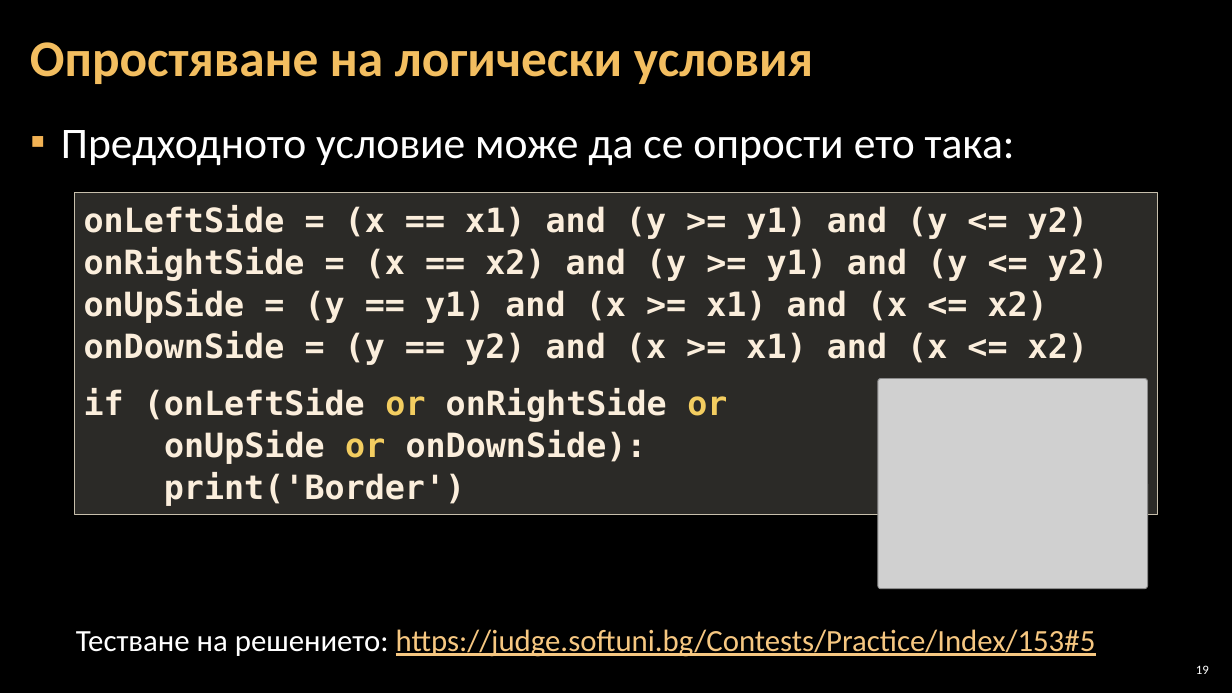
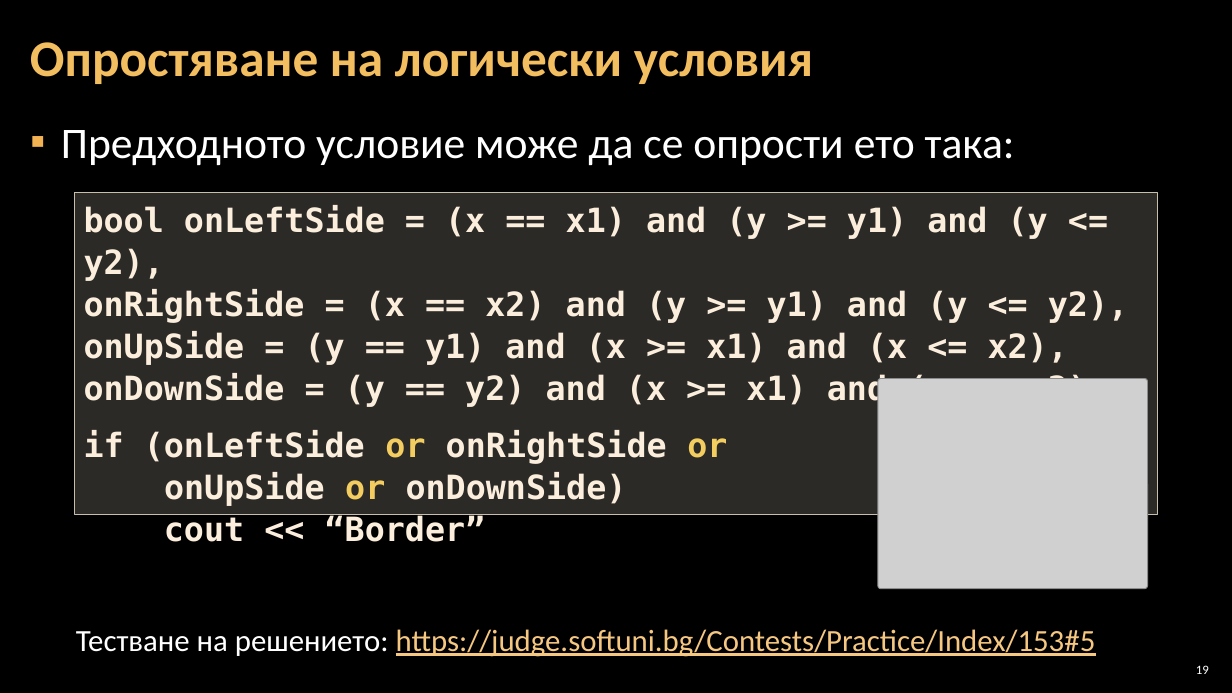
Before and after one commit to Software-University/C-plus-plus, a slide deck: slide 19 of 4. Complex-Conditions/4. Complex-Conditions.pptx. Drawn at 1232x693 pixels with LibreOffice and Linux fonts; fonts in the diff are those of the drawing; grey boxes stand for pictures; background and template pictures are left out. Boxes give left, top, right and bottom in pixels: in the first picture for what was removed or moved away, otherwise in the second. Text is boxed around its words. In the diff, an @@ line names an element or a change of style, - is before the commit and + after.

```diff
--- a/4. Complex-Conditions/4. Complex-Conditions.pptx
+++ b/4. Complex-Conditions/4. Complex-Conditions.pptx
@@ text in rectangle at box(84, 205, 1128, 506): text changed @@
-onLeftSide = (x == x1) and (y >= y1) and (y <= y2)
-onRightSide = (x == x2) and (y >= y1) and (y <= y2)
-onUpSide = (y == y1) and (x >= x1) and (x <= x2)
-onDownSide = (y == y2) and (x >= x1) and (x <= x2)
-if (onLeftSide or onRightSide or
-onUpSide or onDownSide):
-print('Border')
+bool onLeftSide = (x == x1) and (y >= y1) and (y <= y2),
+onRightSide = (x == x2) and (y >= y1) and (y <= y2),
+onUpSide = (y == y1) and (x >= x1) and (x <= x2),
+onDownSide = (y == y2) and (x >= x1) and (x <= x2);
+if (onLeftSide or onRightSide or
+onUpSide or onDownSide)
+cout << “Border”
```
Also in this commit, not shown: 13 other slides changed.
